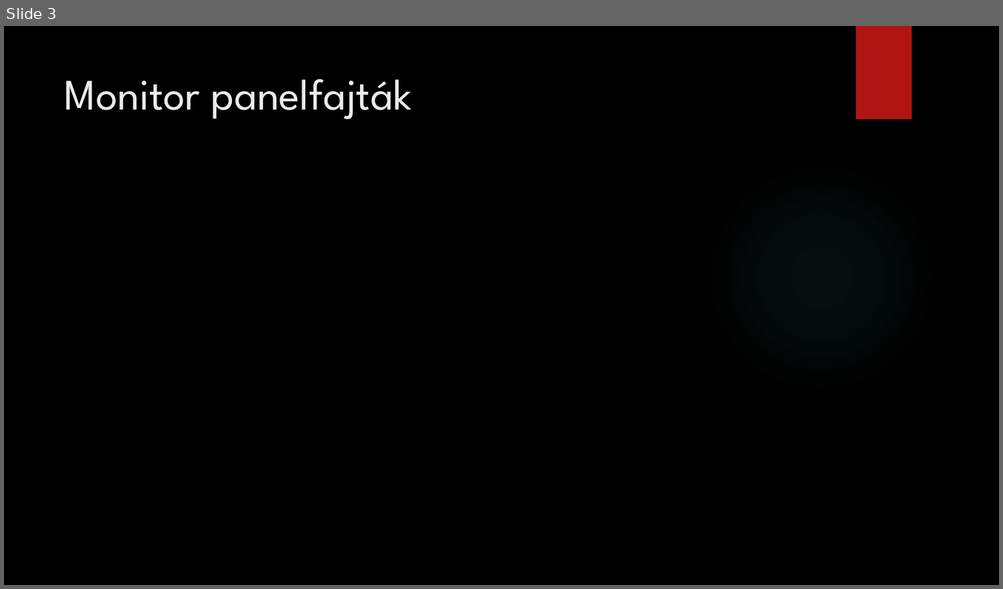
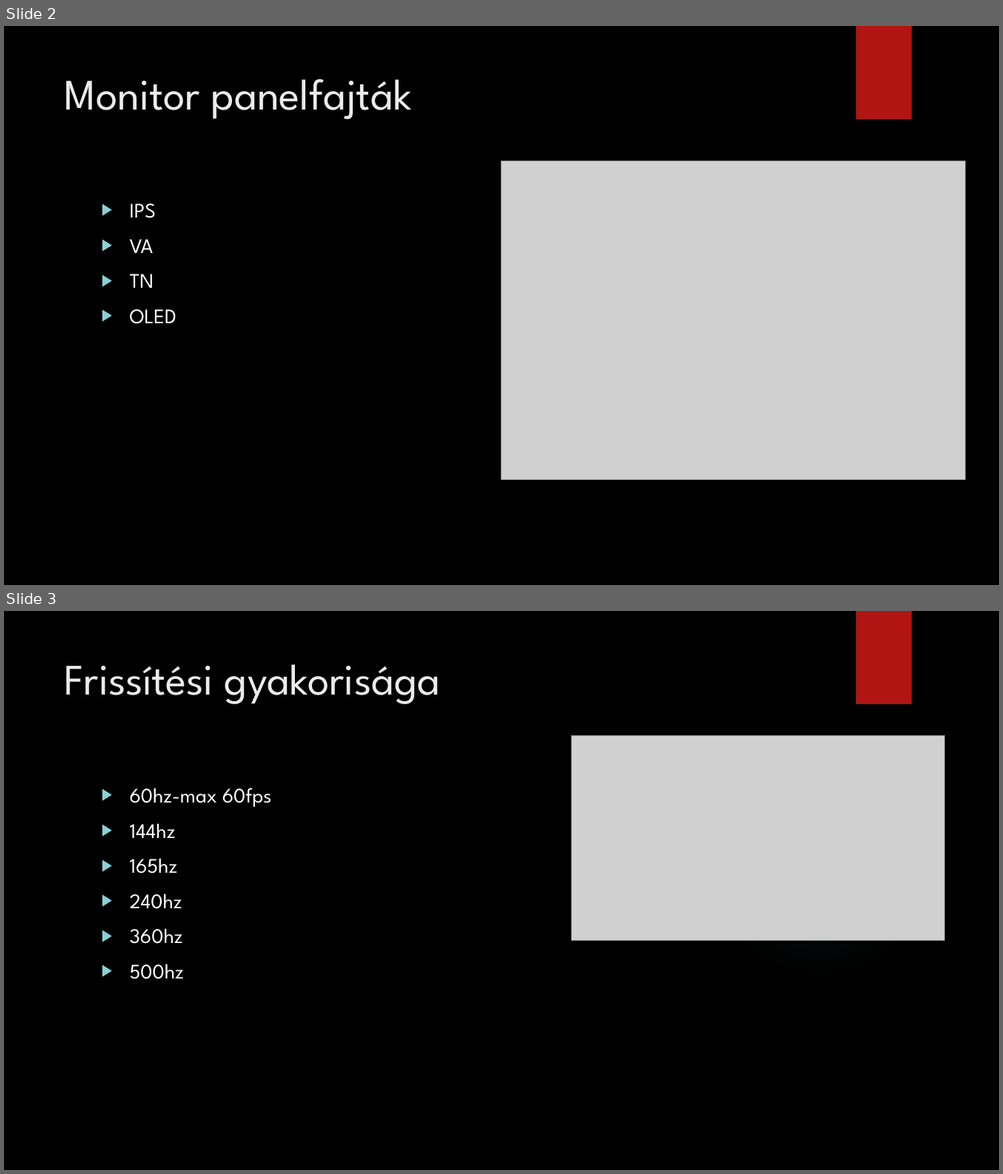
Before and after one commit to peterdaviid/pptkeszites2, a slide deck: Monitorok.pptx. Shown one above the other, each under a label of ours: slide 3 before the commit, slides 2 and 3 after it. The pictures are 1003x589 and 1003x1174 pixels, drawn with LibreOffice and Linux fonts; fonts in the diff are those of the drawing; grey boxes stand for pictures; background and template pictures are left out. Boxes give left, top, right and bottom in pixels: in the first picture for what was removed or moved away, otherwise in the second. Text is boxed around its words. In the diff, an @@ line names an element or a change of style, - is before the commit and + after.

```diff
--- a/Monitorok.pptx
+++ b/Monitorok.pptx
@@ slide 3 added at (x1=4, y1=611, x2=999, y2=1170), background picture (left out); not listed: 1 template element that a slide beside it also shows @@
@@ title added at (x1=64, y1=664, x2=441, y2=704), 42 pt, text #EBEBEB @@
+Frissítési gyakorisága
@@ picture added at (x1=572, y1=735, x2=945, y2=941) @@
@@ ellipse added at (x1=706, y1=748, x2=936, y2=977), fill gradient #50B9C1 @@
@@ text added at (x1=130, y1=788, x2=272, y2=980), 20 pt, text #FFFFFF @@
+▶ 60hz-max 60fps
+▶ 144hz
+▶ 165hz
+▶ 240hz
+▶ 360hz
+▶ 500hz
@@ what was slide 3 is now slide 2 @@
@@ slide 2 changed as well @@
@@ picture added at (x1=501, y1=161, x2=965, y2=480) @@
@@ ellipse removed at (x1=706, y1=163, x2=936, y2=392) @@
@@ text added at (x1=130, y1=204, x2=176, y2=324), 20 pt, text #FFFFFF @@
+▶ IPS
+▶ VA
+▶ TN
+▶ OLED
```
Also in this commit, not shown: 2 other slides changed, 4 other slides added, 4 slides removed.
